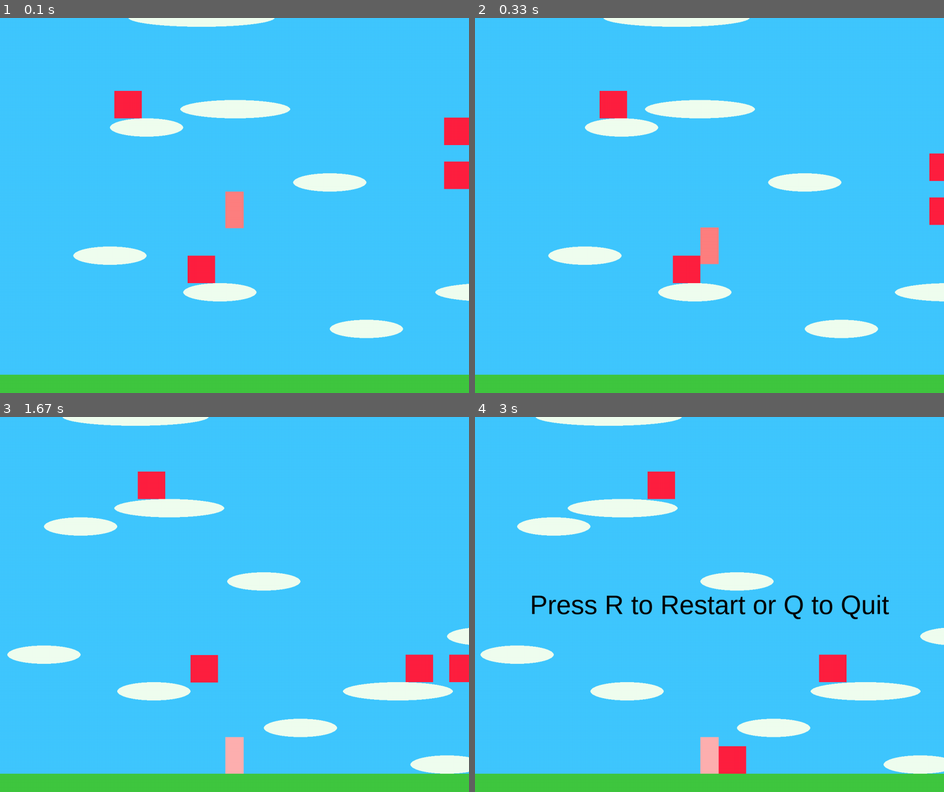
Above: before the commit, frames 1-4 (two rows, left to right).
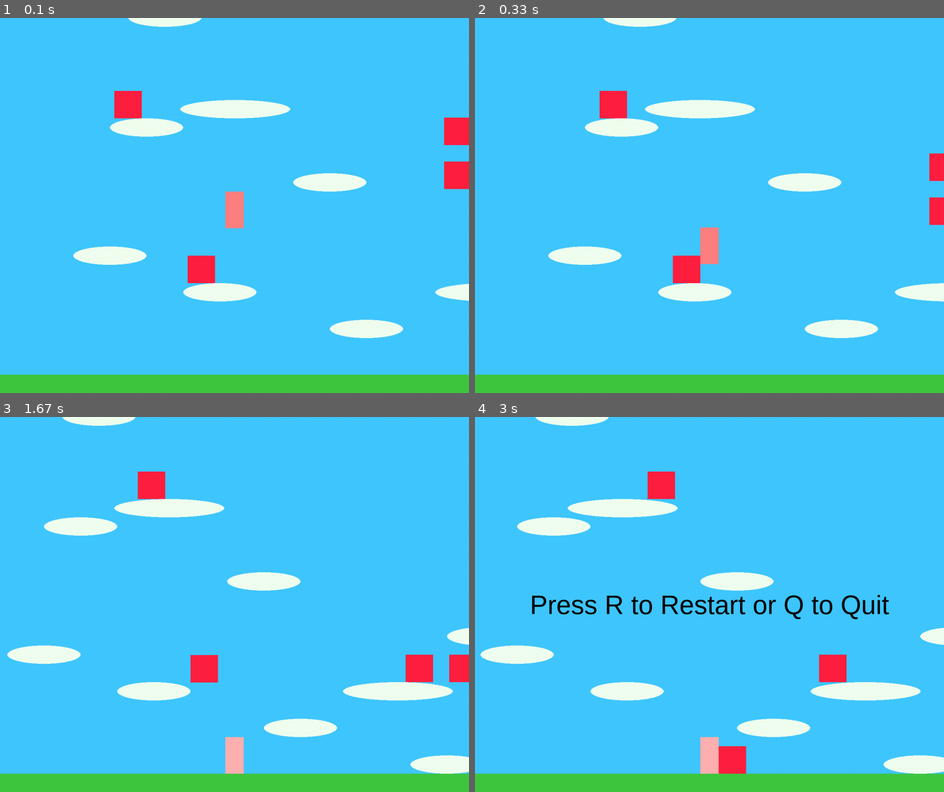
Above: after the commit, the same moments.

Repository: vilaca/pygame-test
Game: pygame game, started from super_mario.py
Same seed, same stepped clock (60 frames per second), same inputs: the game is played once before the commit and once after it.
Inputs:
- Up to frame 1 (0.1 s): no input
- Up to frame 2 (0.33 s): no input
- Up to frame 3 (1.67 s): hold Right 0.33-0.8 s; hold Right 0.83-1.3 s; hold Left from 1.33 s (still down)
- Up to frame 4 (3 s): release Left at 1.87 s; hold Left 1.9-2.3 s; hold Right 2.33-2.97 s

The runs differ from the first frame. In frame 1, 0.4% of the frame differs, in the area x 27-59%, y 0-3%; in frame 2, 0.4%; in frame 3, 0.4%, in the area x 13-45%, y 0-3%; in frame 4, 0.4%.

Commit message:
code cleanup

Diff:
--- a/super_mario.py
+++ b/super_mario.py
@@ -153,7 +153,7 @@
         self.max_x = max_x + width
         self.on_moving_platform = None
 
-    def update(self, platforms, _):
+    def update(self, platforms):
         self.rect.x += self.speed * self.direction
         if self.rect.x < self.min_x or self.rect.x > self.max_x:
             self.direction *= -1
@@ -204,36 +204,38 @@
 
     # Static platforms
     static_platforms = [
-        (300, 750, 200, 50),
-        (350, 1050, 400, 50),
-        (400, 1350, 300, 50),
-        (500, 1650, 200, 50),
-
-        (800, 600, 200, 50), (1400, 450, 200, 50),
-        (1800, 700, 200, 50), (2200, 500, 200, 50), (2600, 350, 200, 50),
-        (3000, 600, 200, 50), (3400, 750, 200, 50), (3800, 500, 200, 50),
-        (4200, 650, 200, 50), (4600, 300, 200, 50), (5000, 550, 200, 50),
-        (5400, 400, 200, 50), (5800, 250, 200, 50), (6200, 500, 200, 50),
-        (6600, 750, 200, 50)
+        (300, 750),
+        (350, 1050),
+        (400, 1350),
+        (500, 1650),
+        (500, 1950),
+        (550, 2250),
+
+        (800, 600), (1400, 450),
+        (1800, 700), (2200, 500), (2600, 350),
+        (3000, 600), (3400, 750), (3800, 500),
+        (4200, 650), (4600, 300), (5000, 550),
+        (5400, 400), (5800, 250), (6200, 500),
+        (6600, 750)
     ]
     # Additional higher platforms
     static_platforms.extend([
-        (200, 400, 200, 50), (500, 300, 200, 50), (900, 200, 200, 50),
-        (1300, 100, 200, 50), (1700, 200, 200, 50), (2100, 300, 200, 50)
+        (200, 400), (500, 300), (900, 200),
+        (1300, 100), (1700, 200), (2100, 300)
     ])
-    for x, y, w, h in static_platforms:
-        plat = Platform(x, y, w, h, WHITE, True)
+    for x, y in static_platforms:
+        plat = Platform(x, y, 200, 50, WHITE, True)
         platforms.add(plat)
         all_sprites.add(plat)
 
     # Moving platforms
     moving_platform_details = [
-        (500, 800, 300, 50, 400, 800, 2), (1200, 300, 300, 50, 1100, 1500, 3),
-        (2300, 450, 300, 50, 2200, 2600, 2), (3400, 500, 300, 50, 3300, 3700, 4),
-        (4500, 700, 300, 50, 4400, 4800, 2), (5700, 400, 300, 50, 5600, 6000, 3)
+        (500, 800, 400, 800, 2), (1200, 300, 1100, 1500, 3),
+        (2300, 450, 2200, 2600, 2), (3400, 500, 3300, 3700, 4),
+        (4500, 700, 4400, 4800, 2), (5700, 400, 5600, 6000, 3)
     ]
-    for x, y, w, h, min_x, max_x, speed in moving_platform_details:
-        mplat = MovingPlatform(x, y, w, h, min_x, max_x, speed)
+    for x, y, min_x, max_x, speed in moving_platform_details:
+        mplat = MovingPlatform(x, y, 300, 50, min_x, max_x, speed)
         moving_platforms.add(mplat)
         platforms.add(mplat)
         all_sprites.add(mplat)
@@ -266,21 +268,16 @@
 
         # Update all sprites
         for sprite in all_sprites:
-            if isinstance(sprite, Player) or isinstance(sprite, Foe):
+            if isinstance(sprite, Player):
                 sprite.update(platforms, foes)
+            elif isinstance(sprite, Foe):
+                sprite.update(platforms)
             elif isinstance(sprite, MovingPlatform):
                 sprite.update()
 
-        # Move entities with their platforms
-        # for platform in moving_platforms:
-        #     delta_x = platform.update()
-        #     for entity in [player] + [foe for foe in foes]:
-        #         if entity.on_moving_platform == platform:
-        #             entity.rect.x += delta_x * 2
-
         camera.update(player)
 
-        screen.fill(SKY_COLOR)
+        screen.fill((64, 200 , 255))
         for sprite in all_sprites:
             screen.blit(sprite.image, camera.apply(sprite))
 
